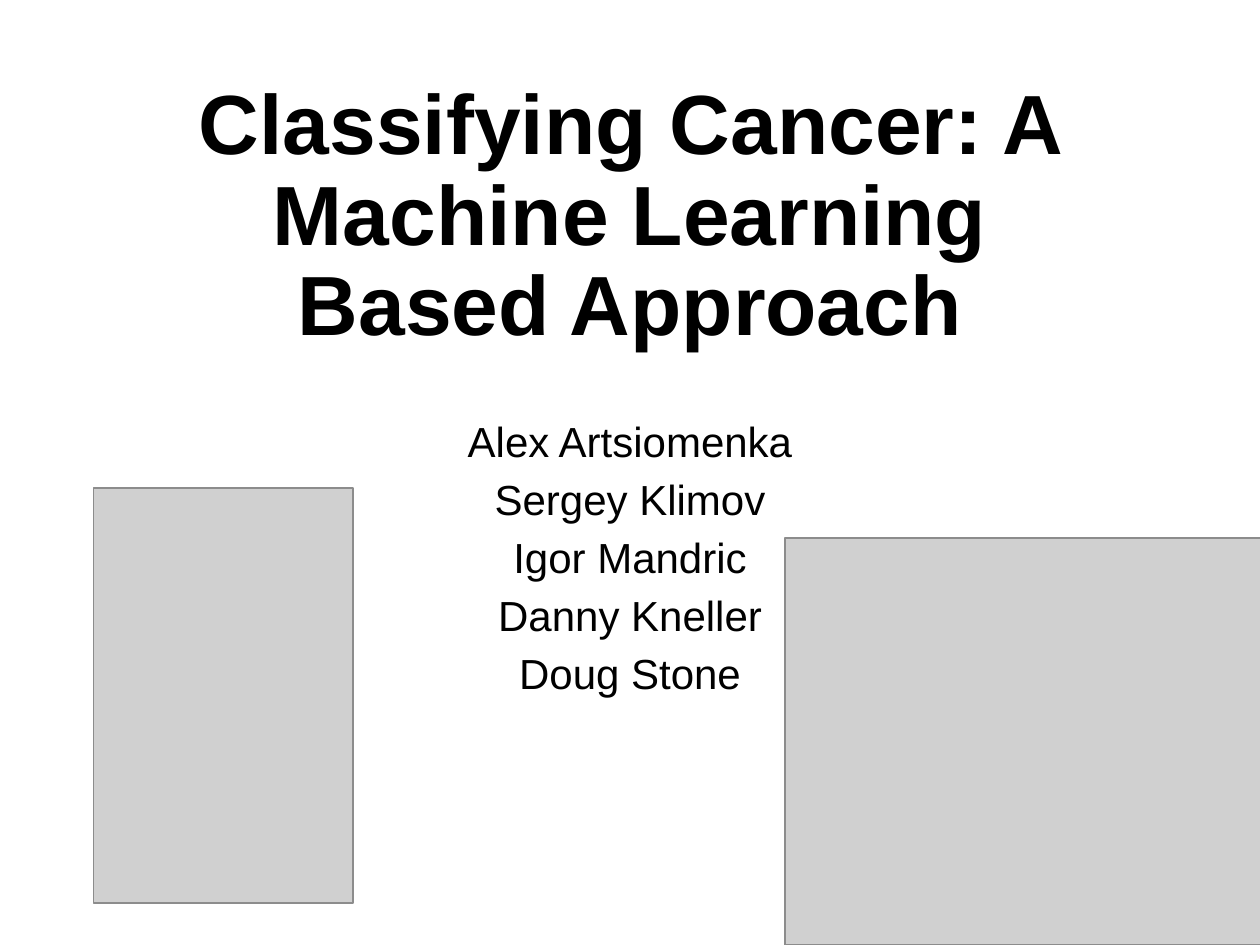
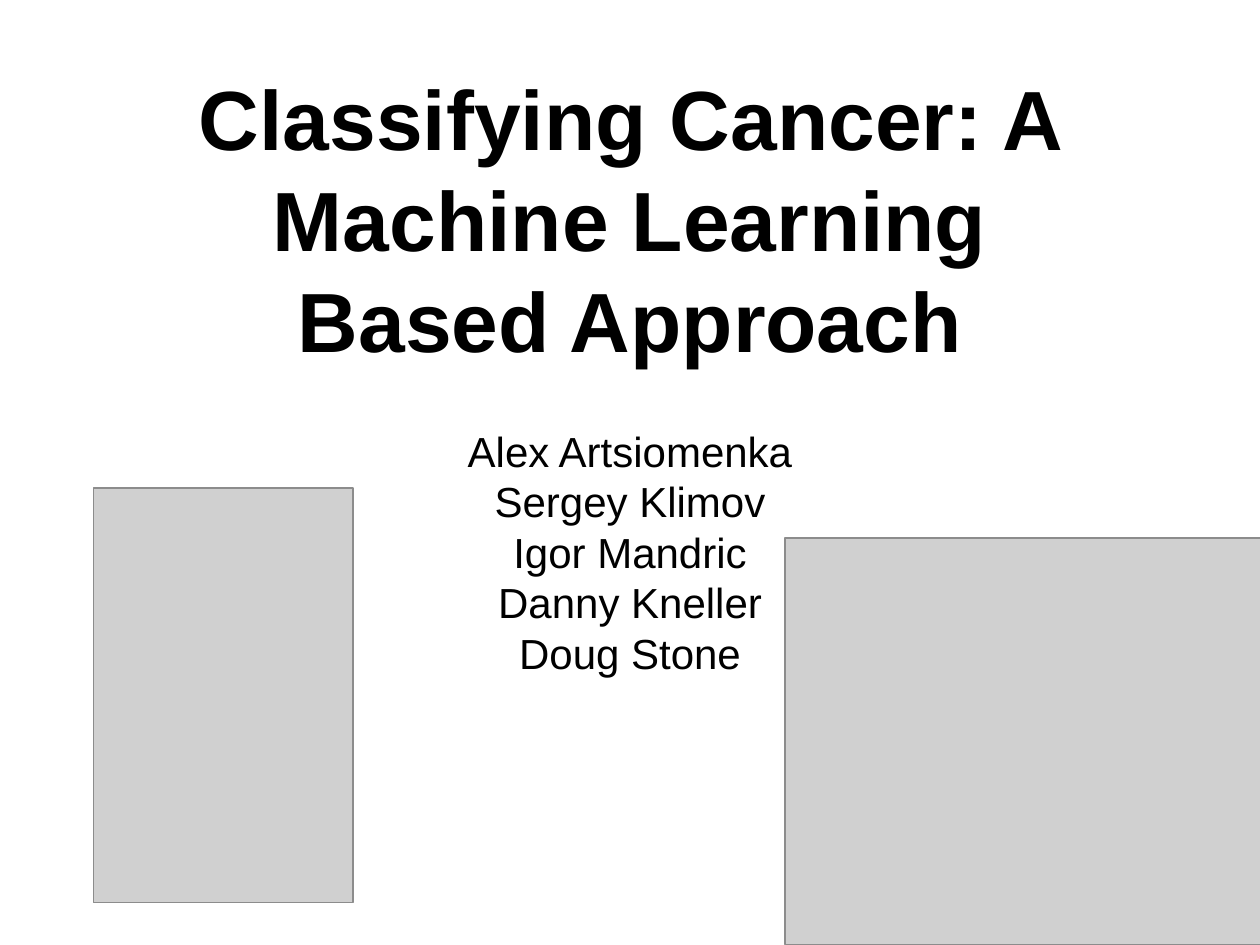
Before and after one commit to dr-artio/CancerClassifier, a slide deck: slide 1 of Powerpoint/ProjectPresentation_Draft.pptx. Drawn at 1260x945 pixels with LibreOffice and Linux fonts; fonts in the diff are those of the drawing; grey boxes stand for pictures. Boxes give left, top, right and bottom in pixels: in the first picture for what was removed or moved away, otherwise in the second. Text is boxed around its words. In the diff, an @@ line names an element or a change of style, - is before the commit and + after.

Commit message:
Igor slides

```diff
--- a/Powerpoint/ProjectPresentation_Draft.pptx
+++ b/Powerpoint/ProjectPresentation_Draft.pptx
@@ text "Classifying Cancer: A Machine Learning ..." at (x1=199, y1=89, x2=1064, y2=367): line spacing 0.9 to 1 @@
@@ text "Alex Artsiomenka" at (x1=468, y1=436, x2=792, y2=677): line spacing 0.8 to 1; less space between paragraphs @@
```
Also in this commit, not shown: 14 other slides changed, 2 slides added, 1 slide removed.
